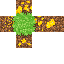
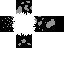
Layers edited between the first and the second 64 × 64 image:
showed group "Normal" (7 layers) over [0, 0, 64, 48]
